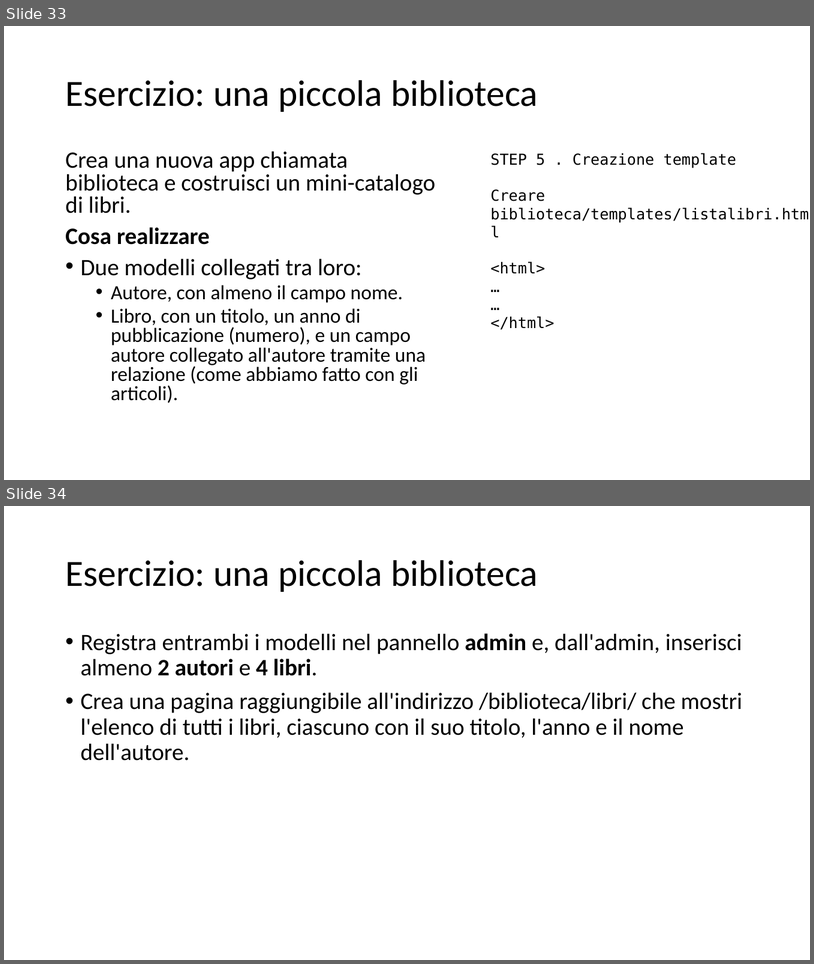
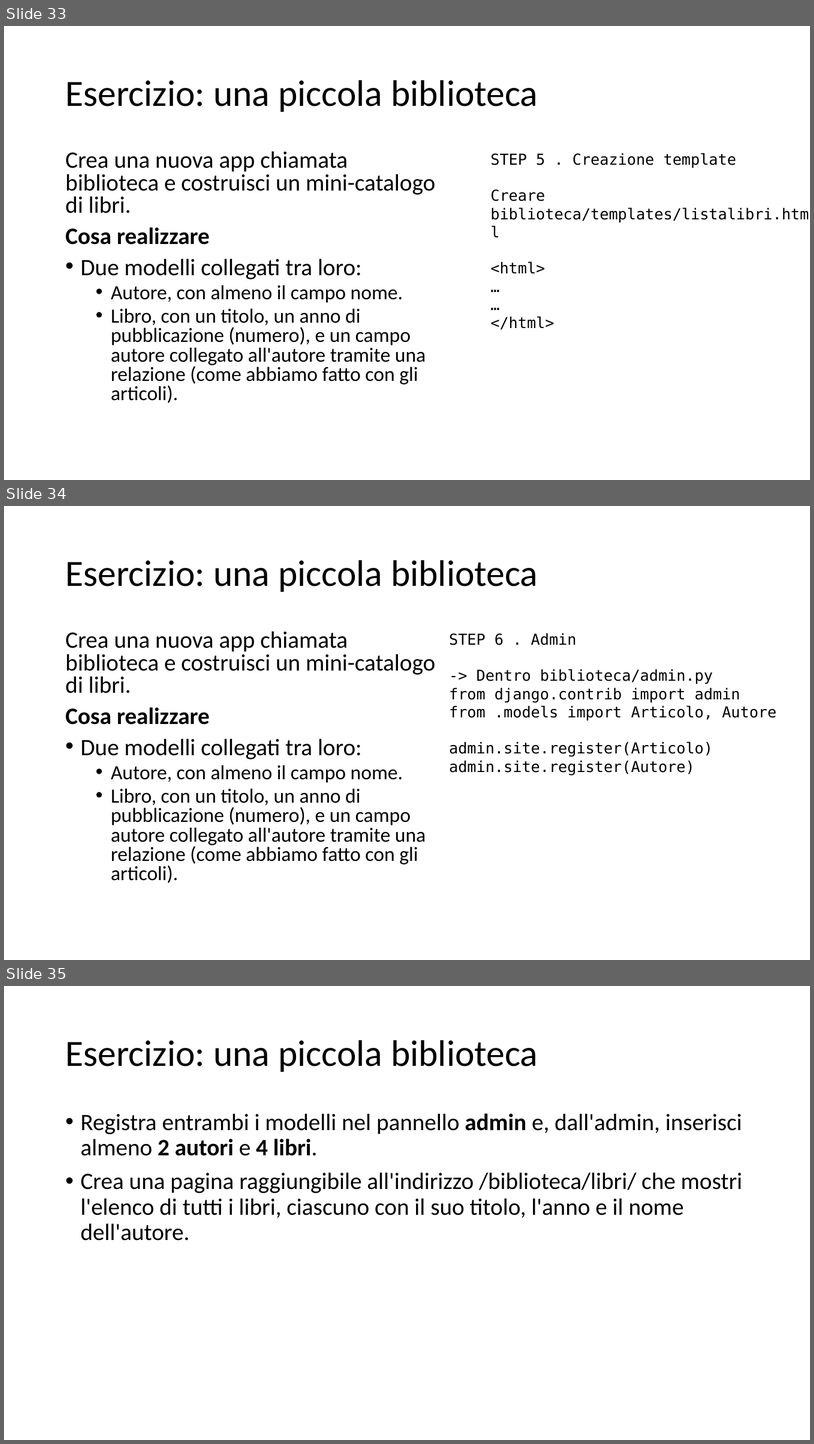
Before and after one commit to dipialx/Corso-Python, a slide deck: Lez4.pptx. Shown one above the other, each under a label of ours: slides 33 and 34 before the commit, slides 33, 34 and 35 after it. The pictures are 814x964 and 814x1444 pixels, drawn with LibreOffice and Linux fonts; fonts in the diff are those of the drawing. Boxes give left, top, right and bottom in pixels: in the first picture for what was removed or moved away, otherwise in the second. Text is boxed around its words. In the diff, an @@ line names an element or a change of style, - is before the commit and + after.

```diff
--- a/Lez4.pptx
+++ b/Lez4.pptx
@@ slide 34 added at [4, 506, 810, 960], background #FFFFFF @@
@@ title added at [65, 560, 538, 592], 44 pt, text #000000 @@
+Esercizio: una piccola biblioteca
@@ text added at [65, 631, 435, 883], 24 pt, text #000000 @@
+Crea una nuova app chiamata biblioteca e costruisci un mini-catalogo di libri.
+Cosa realizzare
+• Due modelli collegati tra loro:
+  • Autore, con almeno il campo nome.
+  • Libro, con un titolo, un anno di pubblicazione (numero), e un campo autore collegato all'autore tramite una relazione (come abbiamo fatto con gli articoli).
@@ text added at [449, 633, 777, 775], 18 pt, text #000000 @@
+STEP 6 . Admin
+-> Dentro biblioteca/admin.py
+from django.contrib import admin
+from .models import Articolo, Autore
+admin.site.register(Articolo)
+admin.site.register(Autore)
@@ what was slide 34 is now slide 35 @@
```
Also in this commit, not shown: 2 slides changed, 1 other file.
